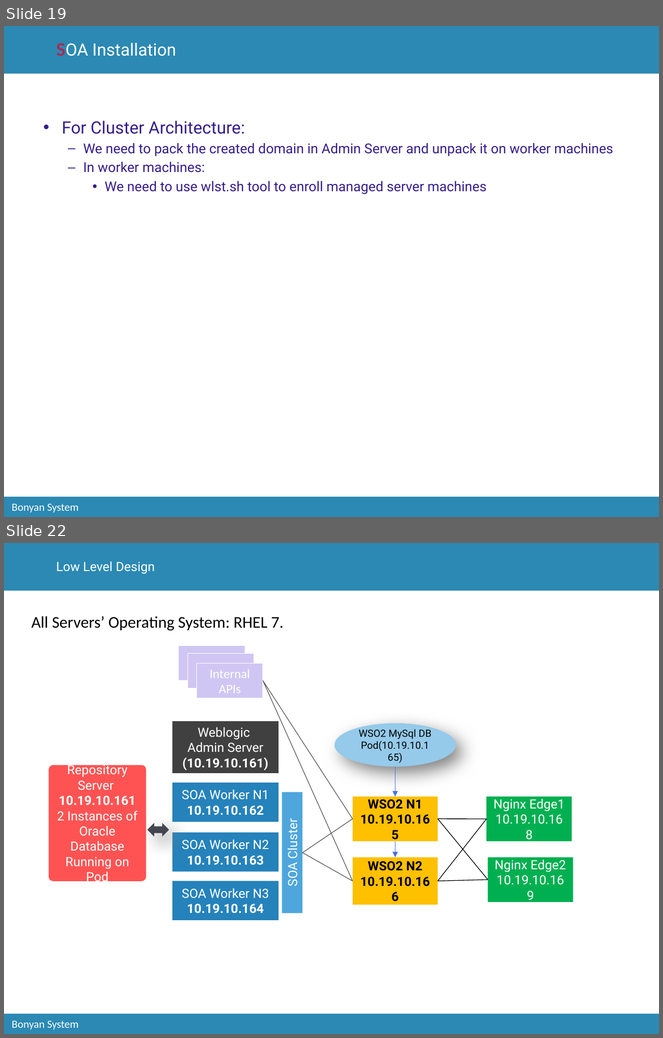
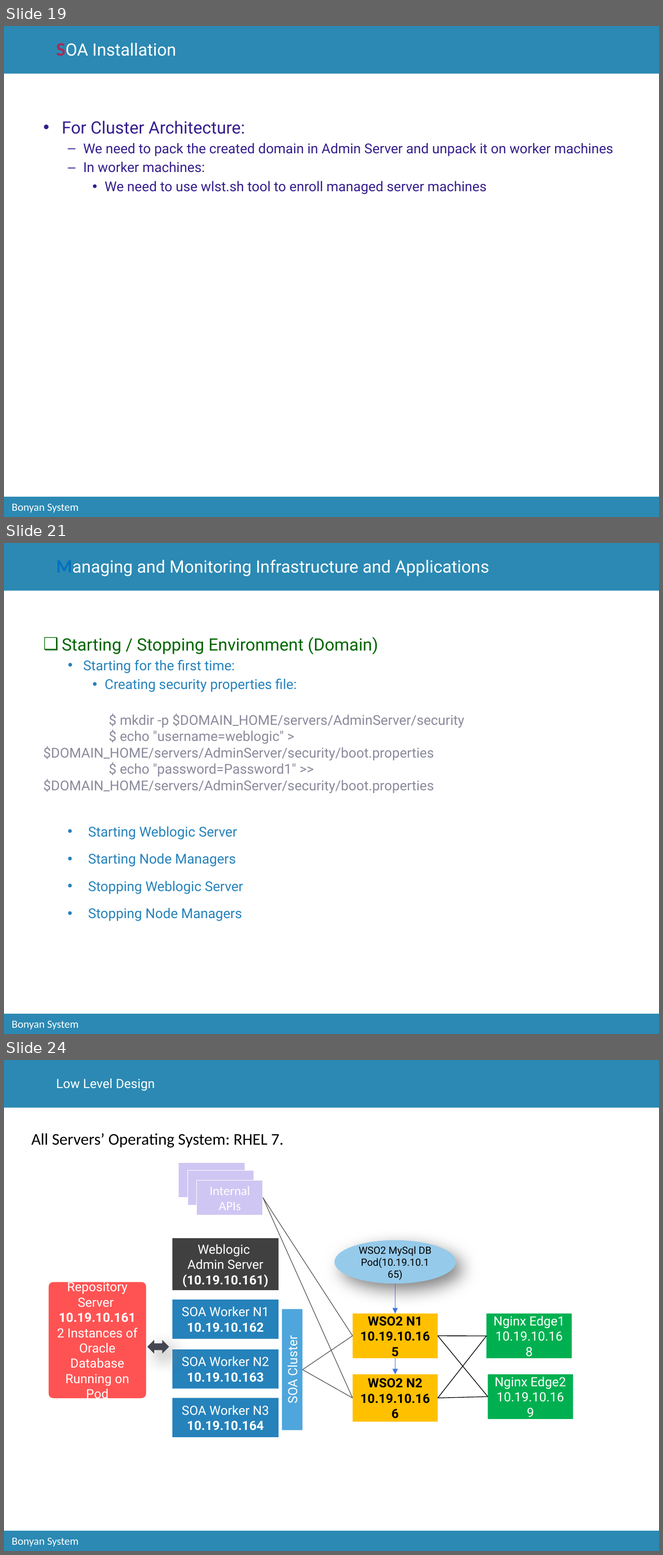
Before and after one commit to catcry/soaTraining, a slide deck: Presentation/soaTrainingPresentation.pptx. Shown one above the other, each under a label of ours: slides 19 and 22 before the commit, slides 19, 21 and 24 after it; the slides between them are not shown. The pictures are 663x1038 and 663x1555 pixels, drawn with LibreOffice and Linux fonts; fonts in the diff are those of the drawing; background and template pictures are left out. Boxes give left, top, right and bottom in pixels: in the first picture for what was removed or moved away, otherwise in the second. Text is boxed around its words. In the diff, an @@ line names an element or a change of style, - is before the commit and + after.

```diff
--- a/Presentation/soaTrainingPresentation.pptx
+++ b/Presentation/soaTrainingPresentation.pptx
@@ slide 21 added at [4, 543, 659, 1034], background #FFFFFF; not listed: 3 template elements that a slide beside it also shows @@
@@ title added at [56, 560, 489, 576], 18.8 pt, text #FFFFFF @@
+Managing and Monitoring Infrastructure and Applications
@@ text added at [44, 637, 465, 922], 15 pt, text #8A8A9C @@
+❑ Starting / Stopping Environment (Domain)
+  • Starting for the first time:
+    • Creating security properties file:
+$ mkdir -p $DOMAIN_HOME/servers/AdminServer/security
+$ echo "username=weblogic" > $DOMAIN_HOME/servers/AdminServer/security/boot.properties
+$ echo "password=Password1" >> $DOMAIN_HOME/servers/AdminServer/security/boot.properties
+      • Starting Weblogic Server
+      • Starting Node Managers
+      • Stopping Weblogic Server
+      • Stopping Node Managers
@@ what was slide 22 is now slide 24 @@
```
Also in this commit, not shown: 1 slide changed, 2 other slides added, 1 slide removed.
